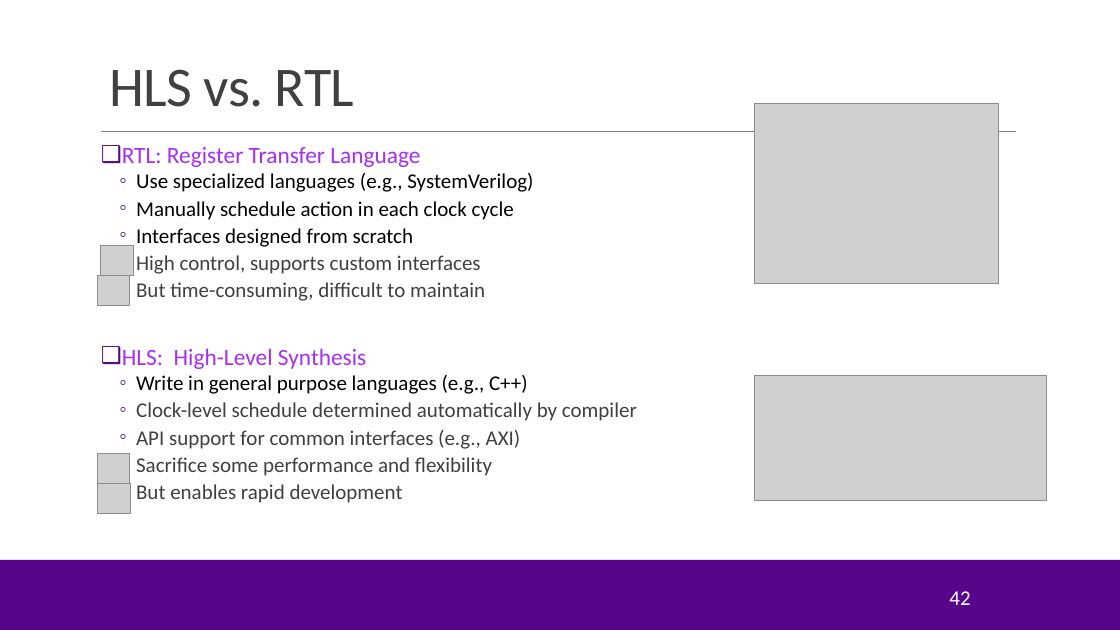
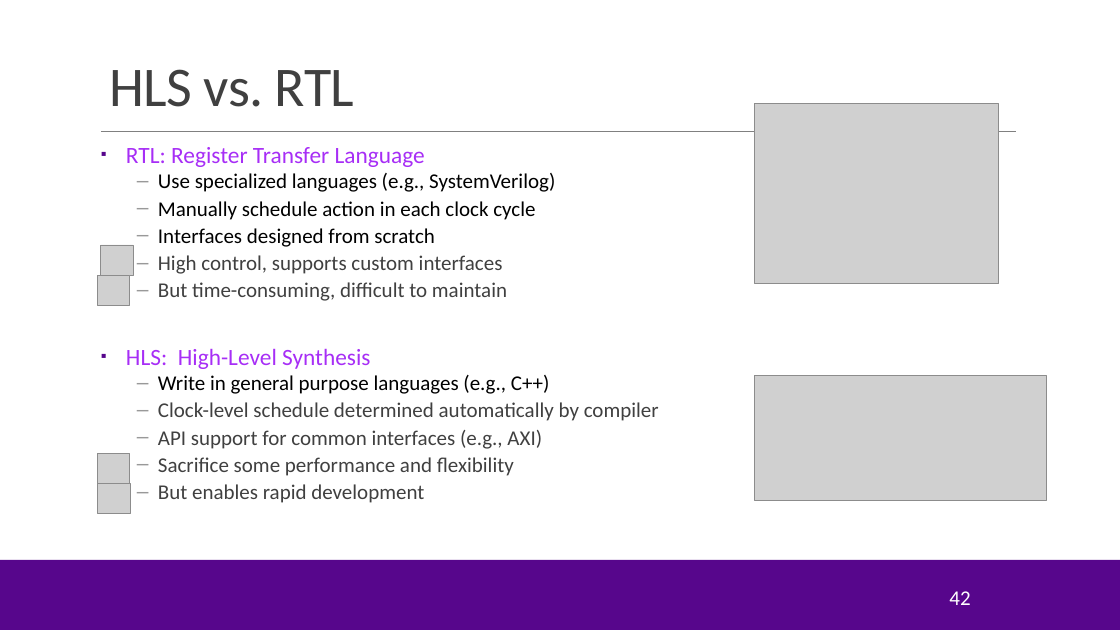
Before and after one commit to sdrangan/hwdesign, a slide deck: slide 42 of units/unit04_procif/procif.pptx. Drawn at 1120x630 pixels with LibreOffice and Linux fonts; fonts in the diff are those of the drawing; grey boxes stand for pictures; background and template pictures are left out. Boxes give left, top, right and bottom in pixels: in the first picture for what was removed or moved away, otherwise in the second. Text is boxed around its words. In the diff, an @@ line names an element or a change of style, - is before the commit and + after.

```diff
--- a/units/unit04_procif/procif.pptx
+++ b/units/unit04_procif/procif.pptx
@@ text "RTL: Register Transfer Language" at (126, 147, 659, 503): bullet ❑ to ▪; bullet ◦ to –; bullet colour #57068C to #999999 @@
```
Also in this commit, not shown: 6 other slides changed, 5 slides added, 13 slides removed, 3 other files.
